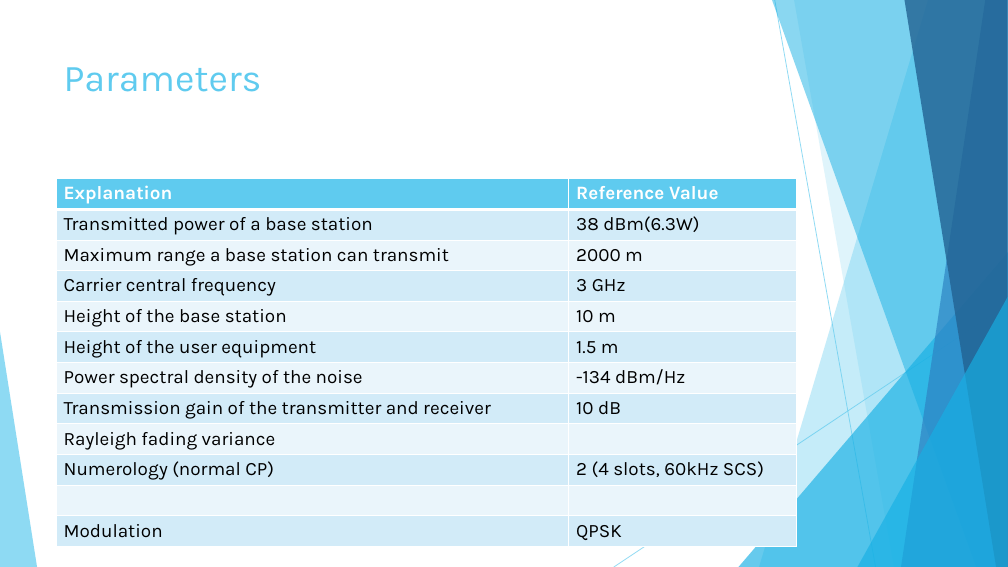
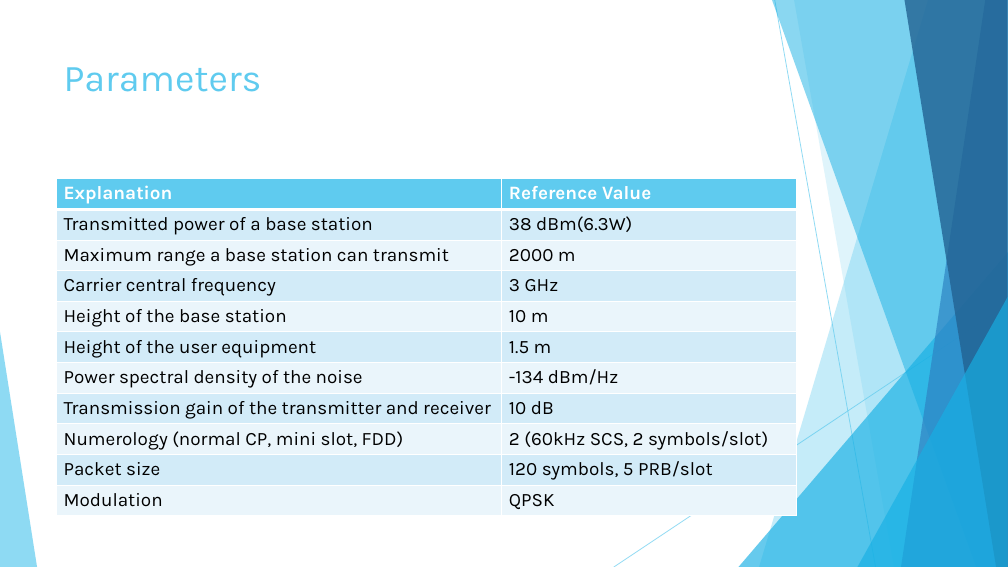
Before and after one commit to hungchun0201/Reliable_multicast_simulation, a slide deck: slide 5 of Final_project_reliable_multicast_retransmission_scheme.pptx (slide 6 before the commit). Drawn at 1008x567 pixels with LibreOffice and Linux fonts; fonts in the diff are those of the drawing. Boxes give left, top, right and bottom in pixels: in the first picture for what was removed or moved away, otherwise in the second. Text is boxed around its words. In the diff, an @@ line names an element or a change of style, - is before the commit and + after.

```diff
--- a/Final_project_reliable_multicast_retransmission_scheme.pptx
+++ b/Final_project_reliable_multicast_retransmission_scheme.pptx
@@ table at (56,178,796,516) @@
-row 9: Rayleigh fading variance | 
-row 10: Numerology (normal CP) | 2 (4 slots, 60kHz SCS)
-row 11:  | 
+row 9: Numerology (normal CP, mini slot, FDD) | 2 (60kHz SCS, 2 symbols/slot)
+row 10: Packet size | 120 symbols, 5 PRB/slot
```
Also in this commit, not shown: 13 other slides changed, 13 slides added, 4 slides removed, 14 other files.
